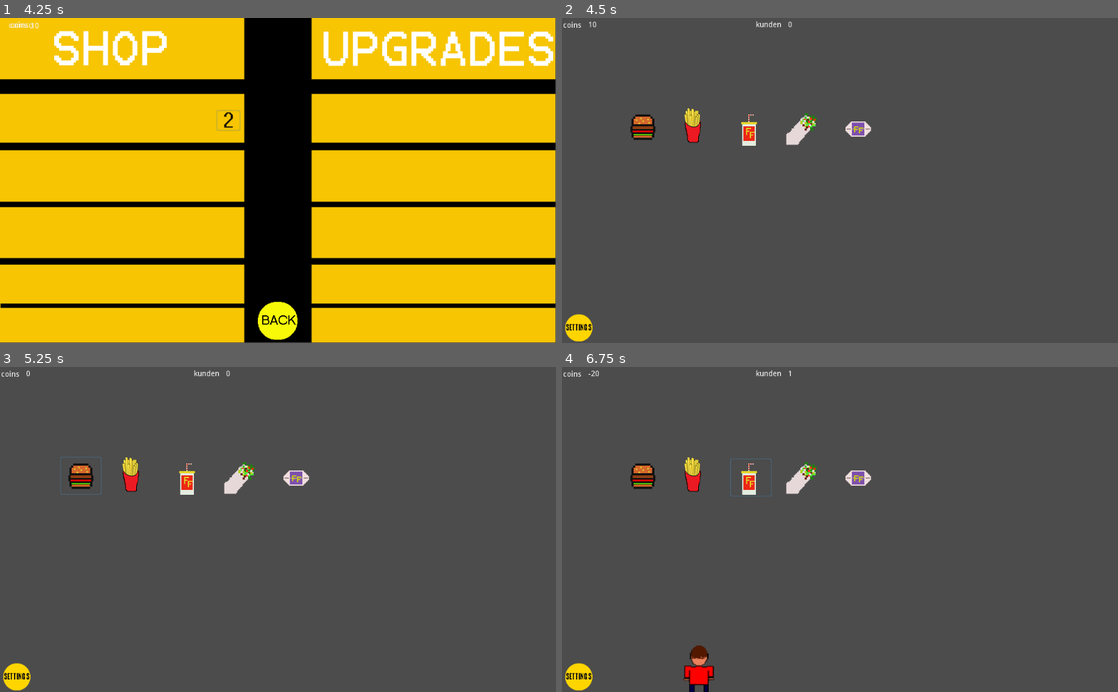
Above: before the commit, frames 1-4 (two rows, left to right).
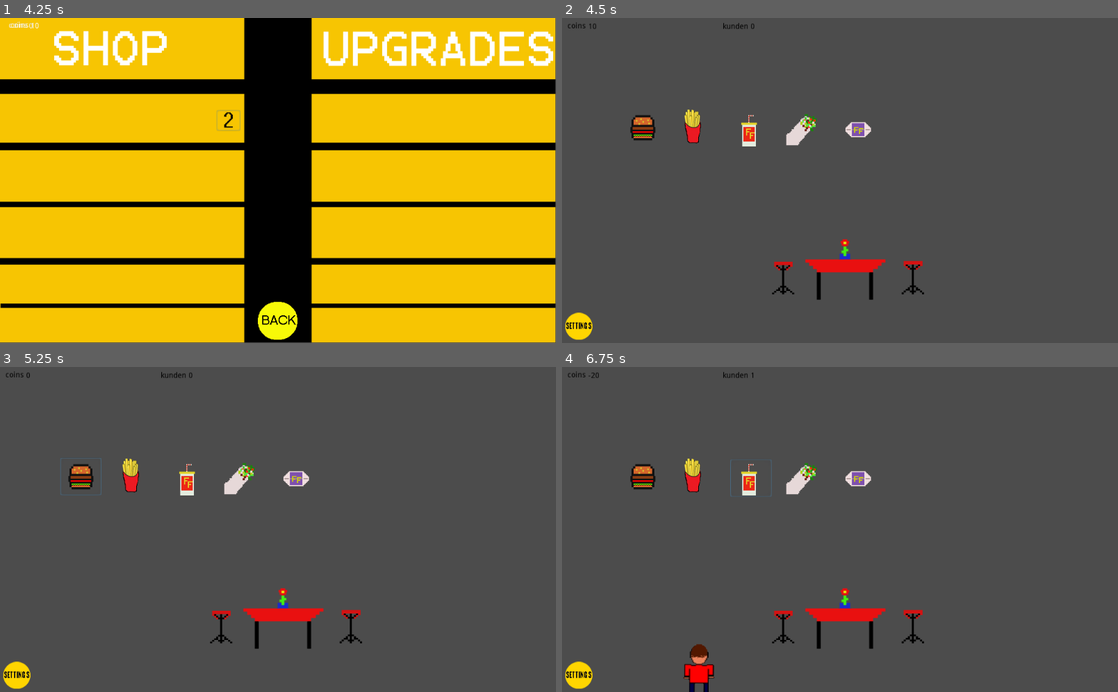
Above: after the commit, the same moments.

Repository: C4reless/Fast-Food-simulator
Game: Godot game, scene res://Start szene.tscn
Same seed, same stepped clock (60 frames per second), same inputs: the game is played once before the commit and once after it. The engine's default icon, where the game draws it, is replaced by a stand-in: a white triangle on a blue panel in a dark square.
Inputs (mouse positions are in pixels of both pictures, inside the frame that each line leads up to):
- Up to frame 1 (4.25 s): click "COMING SOON" at 0.5 s; click (144, 122) at 1.25 s; click (94, 118) at 2 s; click (278, 96) at 2.77 s; click (227, 122) at 3.5 s
- Up to frame 2 (4.5 s): click (840, 320) at 4.25 s
- Up to frame 3 (5.25 s): click (83, 477) at 5 s
- Up to frame 4 (6.75 s): click (695, 474) at 5.75 s; click (751, 477) at 6.5 s

Frame 1 is identical in both runs. In frame 2, 1.7% of the frame differs, in the area x 0-66%, y 0-100%; in frame 3, 1.7%; in frame 4, 1.9%.

Commit message:
es passt

Diff:
--- a/restaurant.tscn
+++ b/restaurant.tscn
@@ -1,62 +1,21 @@
-[gd_scene load_steps=9 format=2]
+[gd_scene load_steps=11 format=2]
 
 [ext_resource path="res://gameplay.tscn" type="PackedScene" id=1]
-[ext_resource path="res://Pics/börga transparent.png" type="Texture" id=2]
-[ext_resource path="res://Pics/pommes.png" type="Texture" id=3]
-[ext_resource path="res://Pics/Flasche.png" type="Texture" id=4]
-[ext_resource path="res://Pics/der Wrap.png" type="Texture" id=5]
-[ext_resource path="res://Pics/chicken nuggets box.png" type="Texture" id=6]
-[ext_resource path="res://Pics/der rote typ.png" type="Texture" id=7]
-[ext_resource path="res://Pics/EINSTELLUNGEN BUTTON.png" type="Texture" id=8]
+[ext_resource path="res://Pics/der rote typ.png" type="Texture" id=2]
+[ext_resource path="res://Pics/EINSTELLUNGEN BUTTON.png" type="Texture" id=3]
+[ext_resource path="res://Pics/New Piskel.png" type="Texture" id=4]
+[ext_resource path="res://Pics/hocker.png" type="Texture" id=5]
+[ext_resource path="res://Pics/börga transparent.png" type="Texture" id=6]
+[ext_resource path="res://Pics/pommes.png" type="Texture" id=7]
+[ext_resource path="res://Pics/Flasche.png" type="Texture" id=8]
+[ext_resource path="res://Pics/der Wrap.png" type="Texture" id=9]
+[ext_resource path="res://Pics/chicken nuggets box.png" type="Texture" id=10]
 
 [node name="Node2D" index="0" instance=ExtResource( 1 )]
 
-[node name="Button" parent="." index="0"]
-
-margin_left = 111.0
-margin_top = 166.0
-margin_right = 187.0
-margin_bottom = 236.0
-text = ""
-icon = ExtResource( 2 )
-flat = true
-
-[node name="Button2" parent="." index="1"]
-
-margin_right = 290.0
-margin_bottom = 234.0
-text = ""
-icon = ExtResource( 3 )
-flat = true
-
-[node name="Button3" parent="." index="2"]
-
-margin_left = 310.0
-margin_top = 169.0
-margin_right = 386.0
-margin_bottom = 239.0
-text = ""
-icon = ExtResource( 4 )
-flat = true
-
-[node name="Button4" parent="." index="3"]
-
-margin_left = 407.0
-margin_right = 493.0
-margin_bottom = 237.0
-text = ""
-icon = ExtResource( 5 )
-flat = true
-
-[node name="Button5" parent="." index="4"]
-
-margin_left = 509.0
-margin_top = 176.0
-margin_right = 585.0
-margin_bottom = 246.0
-text = ""
-icon = ExtResource( 6 )
-flat = true
+position = Vector2( 0, 3.39581 )
+scale = Vector2( 1, 0.988979 )
+_sections_unfolded = [ "Transform" ]
 
 [node name="PathFollow2D" parent="Path2D" index="0"]
 
@@ -67,9 +26,16 @@
 position = Vector2( -11.6461, -0.865845 )
 rotation = 1.61139
 scale = Vector2( 0.777538, 0.777538 )
-texture = ExtResource( 7 )
+texture = ExtResource( 2 )
 
-[node name="Settings" type="Button" parent="." index="13"]
+[node name="Panel" parent="Path2D" index="1"]
+
+margin_left = 319.0
+margin_top = -336.0
+margin_right = 541.0
+margin_bottom = -240.0
+
+[node name="Settings" type="Button" parent="." index="4"]
 
 anchor_left = 0.0
 anchor_top = 0.0
@@ -89,8 +55,105 @@
 enabled_focus_mode = 2
 shortcut = null
 group = null
+icon = ExtResource( 3 )
+flat = true
+align = 1
+__meta__ = {
+"_edit_lock_": true
+}
+
+[node name="New Piskel" type="Sprite" parent="." index="5"]
+
+position = Vector2( 518.408, 447.211 )
+rotation = -0.000836492
+scale = Vector2( 1.7552, 1.49639 )
+texture = ExtResource( 4 )
+
+[node name="hocker2" type="Sprite" parent="." index="6"]
+
+position = Vector2( 644.352, 471.857 )
+rotation = -0.000836492
+scale = Vector2( 0.934957, 0.801359 )
+texture = ExtResource( 5 )
+
+[node name="hocker" type="Sprite" parent="." index="7"]
+
+position = Vector2( 405.476, 472.927 )
+rotation = -0.000836492
+scale = Vector2( 0.922308, 0.790516 )
+texture = ExtResource( 5 )
+
+[node name="Button" parent="." index="8"]
+
+margin_left = 111.0
+margin_top = 166.0
+margin_right = 187.0
+margin_bottom = 236.0
+text = ""
+icon = ExtResource( 6 )
+flat = true
+
+[node name="Button2" parent="." index="9"]
+
+margin_right = 290.0
+margin_bottom = 234.0
+text = ""
+icon = ExtResource( 7 )
+flat = true
+
+[node name="Button3" parent="." index="10"]
+
+margin_left = 310.0
+margin_top = 169.0
+margin_right = 386.0
+margin_bottom = 239.0
+text = ""
 icon = ExtResource( 8 )
 flat = true
-align = 1
+
+[node name="Button4" parent="." index="11"]
+
+margin_left = 407.0
+margin_right = 493.0
+margin_bottom = 237.0
+text = ""
+icon = ExtResource( 9 )
+flat = true
+
+[node name="Button5" parent="." index="12"]
+
+margin_left = 509.0
+margin_top = 176.0
+margin_right = 585.0
+margin_bottom = 246.0
+text = ""
+icon = ExtResource( 10 )
+flat = true
+
+[node name="Label" parent="." index="13"]
+
+modulate = Color( 0, 0, 0, 1 )
+margin_left = 10.0
+margin_top = 5.0
+margin_right = 50.0
+margin_bottom = 19.0
+_sections_unfolded = [ "Visibility" ]
+
+[node name="Label4" parent="." index="14"]
+
+modulate = Color( 0, 0, 0, 1 )
+margin_left = 296.0
+_sections_unfolded = [ "Visibility" ]
+
+[node name="Label3" parent="." index="15"]
+
+modulate = Color( 0, 0, 0, 1 )
+margin_left = 347.0
+_sections_unfolded = [ "Visibility" ]
+
+[node name="Label2" parent="." index="16"]
+
+modulate = Color( 0, 0, 0, 1 )
+_sections_unfolded = [ "Visibility" ]
 
 [connection signal="pressed" from="Settings" to="." method="_on_Settings_pressed"]
Not shown, added: Pics/New Piskel.png.import
Not shown, added: Pics/Unbenannt-2.jpg.import
